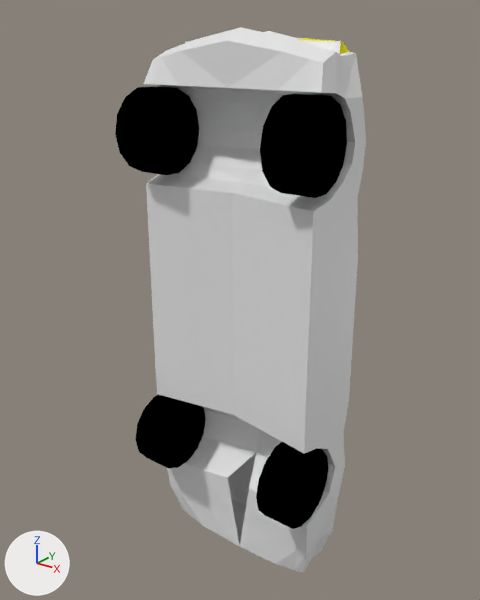
The Blender file Assets/Vehicles/OrangeCar.blend, before and after one commit.
Rendered twice from a camera (50 mm lens) standing at (5.37, -3.97, 4.36) and looking at (0.6, 2.36, 1.3). Lighting does not change. The marker at lower left points along +X, +Y and +Z.
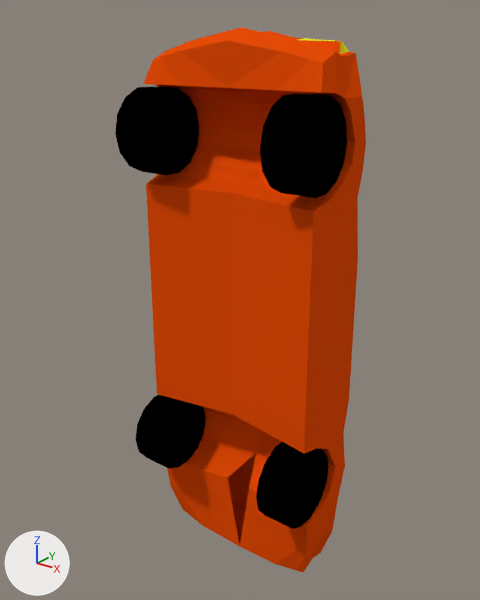
Commit message: All Cars Fixed

What differs and where, as boxes [x1, y1, x2, y2] in the pictures (480 x 600 px):
'Plane', recoloured (grey to orange)
    both: [143, 27, 366, 573]

Diff of the bpy script that builds the scene:
```diff
--- a/Assets/Vehicles/OrangeCar.blend.py
+++ b/Assets/Vehicles/OrangeCar.blend.py
@@ mat_orange @@
+mat_orange = diffuse_material('Orange')
+mat_orange.base_color = (0.8, 0.072, 0.00212)  # orange #e74c07
@@ ob_plane @@
 ob_plane.rotation_euler = (-1.571, 0.0, 0.0)  # degrees (-90, 0, 0)
-ob_plane.material_slots[0].link = 'OBJECT'; ob_plane.material_slots[0].material = None
+ob_plane.material_slots[0].link = 'OBJECT'; ob_plane.material_slots[0].material = mat_orange  # orange #e74c07
 _m = ob_plane.modifiers.new('Mirror', 'MIRROR')
```
